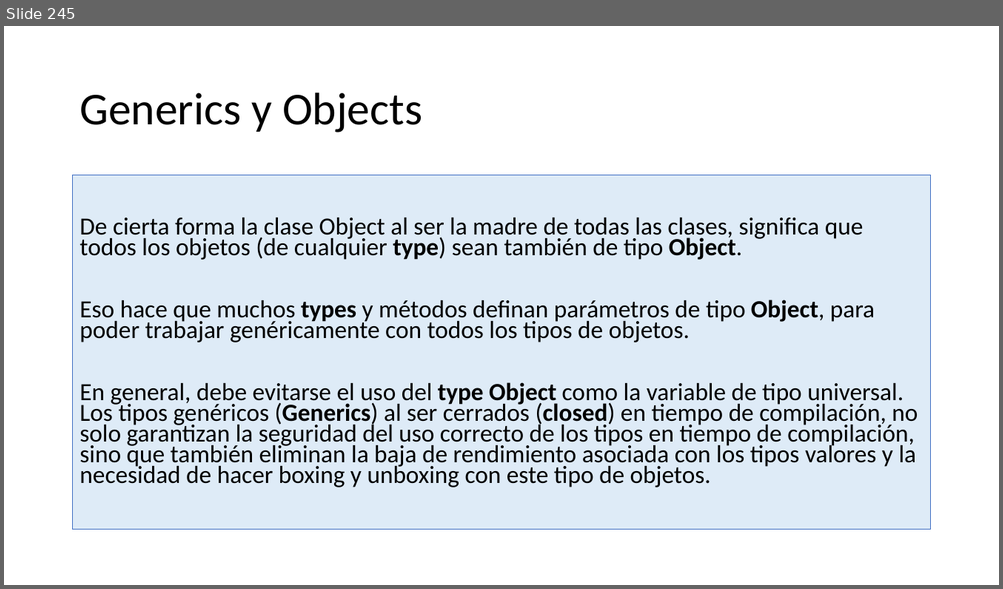
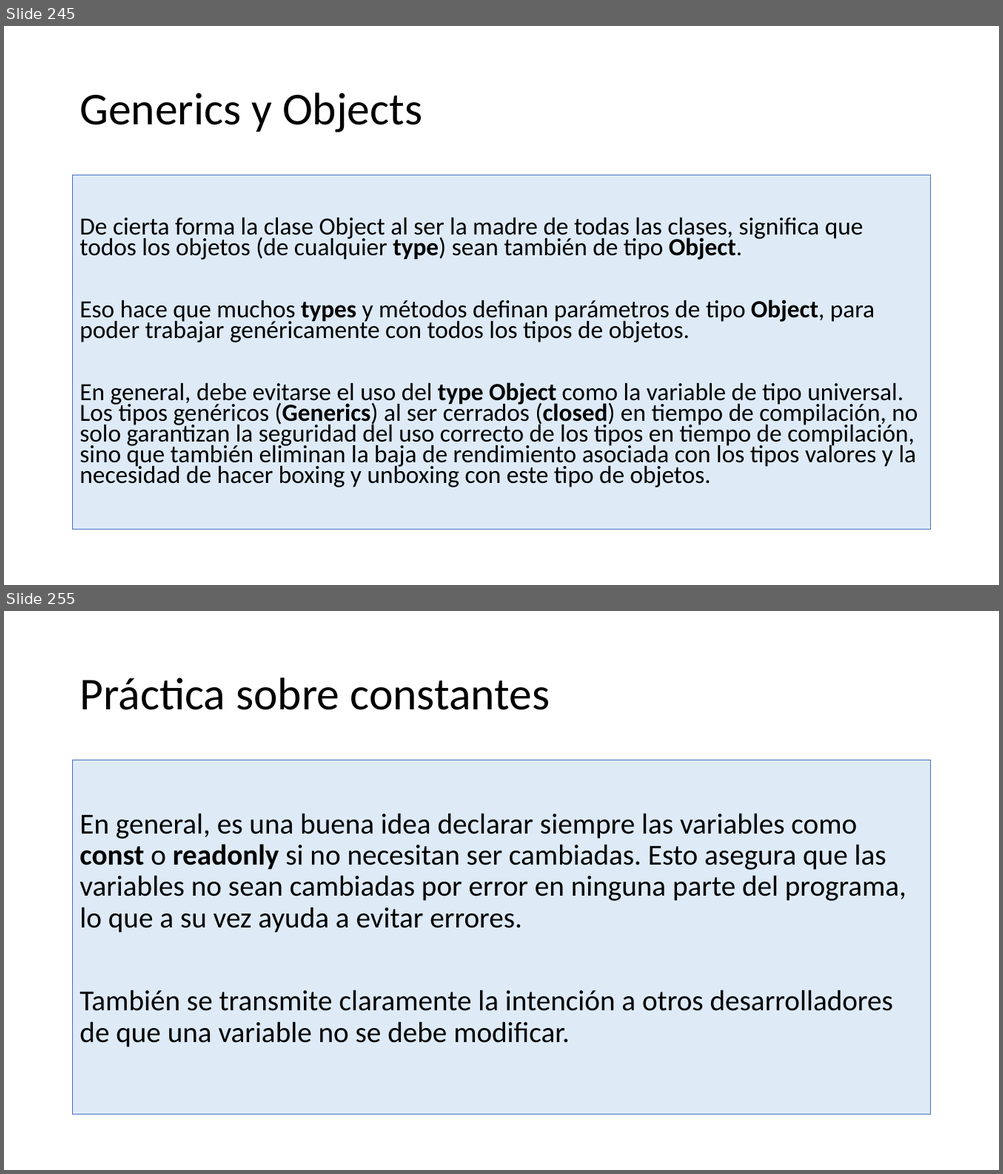
Before and after one commit to AlbertOsinaga/CursoCSharp__8, a slide deck: CSharpQuickReferencia.pptx. Shown one above the other, each under a label of ours: slide 245 before the commit, slides 245 and 255 after it; the slides between them are not shown. The pictures are 1003x589 and 1003x1174 pixels, drawn with LibreOffice and Linux fonts; fonts in the diff are those of the drawing. Boxes give left, top, right and bottom in pixels: in the first picture for what was removed or moved away, otherwise in the second. Text is boxed around its words. In the diff, an @@ line names an element or a change of style, - is before the commit and + after.

```diff
--- a/CSharpQuickReferencia.pptx
+++ b/CSharpQuickReferencia.pptx
@@ slide 255 added at (x1=4, y1=611, x2=999, y2=1170), background #FFFFFF @@
@@ title added at (x1=79, y1=678, x2=549, y2=710), 44 pt, text #000000 @@
+Práctica sobre constantes
@@ text added at (x1=73, y1=760, x2=930, y2=1116), fill #DEEBF7, outline #4472C4 0.75 pt, 28 pt, text #000000 @@
+En general, es una buena idea declarar siempre las variables como const o readonly si no necesitan ser cambiadas. Esto asegura que las variables no sean cambiadas por error en ninguna parte del programa, lo que a su vez ayuda a evitar errores.
+También se transmite claramente la intención a otros desarrolladores de que una variable no se debe modificar.
```
Also in this commit, not shown: 9 other slides added.
